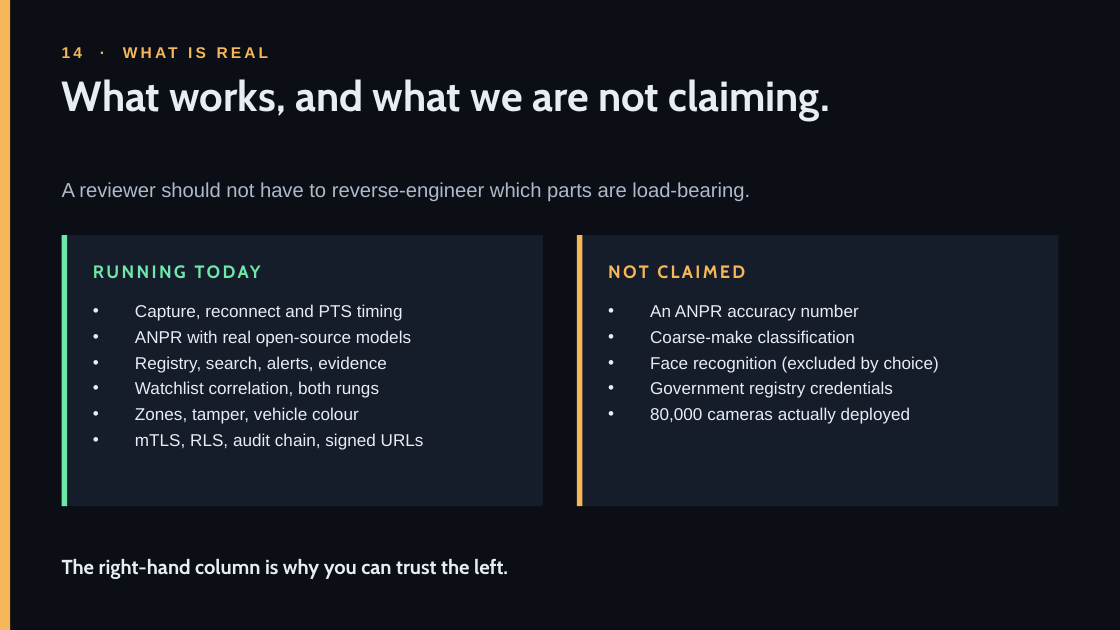
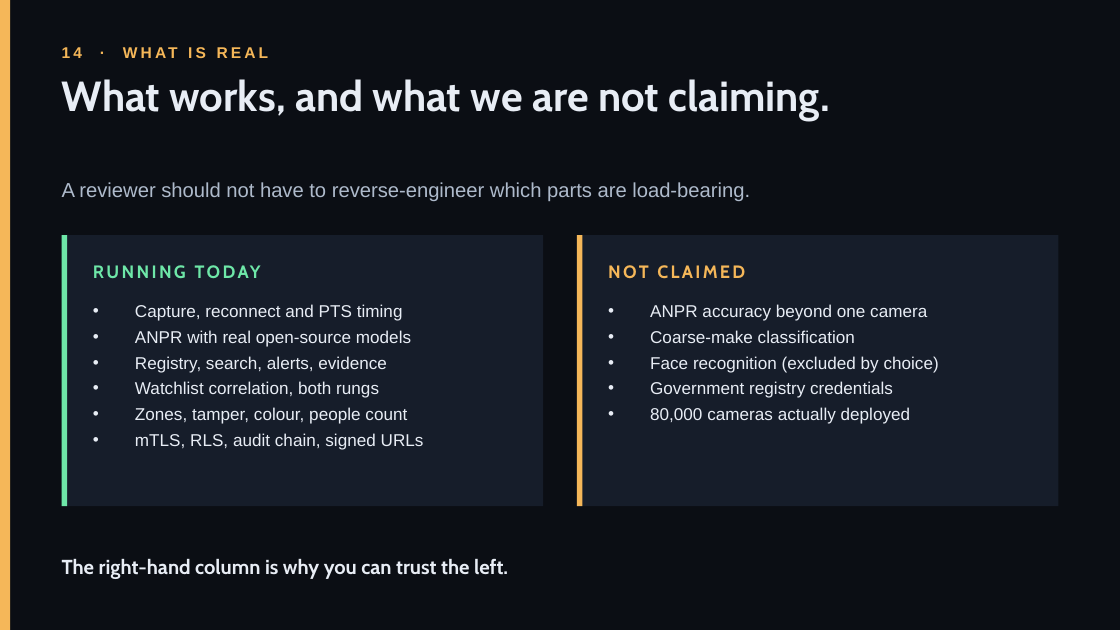
Before and after one commit to parthpatel643/sentinel-hackathon, a slide deck: slide 14 of docs/Sentinel-Platform-Deck.pptx. Drawn at 1120x630 pixels with LibreOffice and Linux fonts; fonts in the diff are those of the drawing. Boxes give left, top, right and bottom in pixels: in the first picture for what was removed or moved away, otherwise in the second. Text is boxed around its words. In the diff, an @@ line names an element or a change of style, - is before the commit and + after.

```diff
--- a/docs/Sentinel-Platform-Deck.pptx
+++ b/docs/Sentinel-Platform-Deck.pptx
@@ text at <box>650,304,927,321</box>: text changed @@
-• An ANPR accuracy number
+• ANPR accuracy beyond one camera
@@ text at <box>135,407,407,424</box>: text changed @@
-• Zones, tamper, vehicle colour
+• Zones, tamper, colour, people count
```
Also in this commit, not shown: 2 other slides changed, 4 other files.
